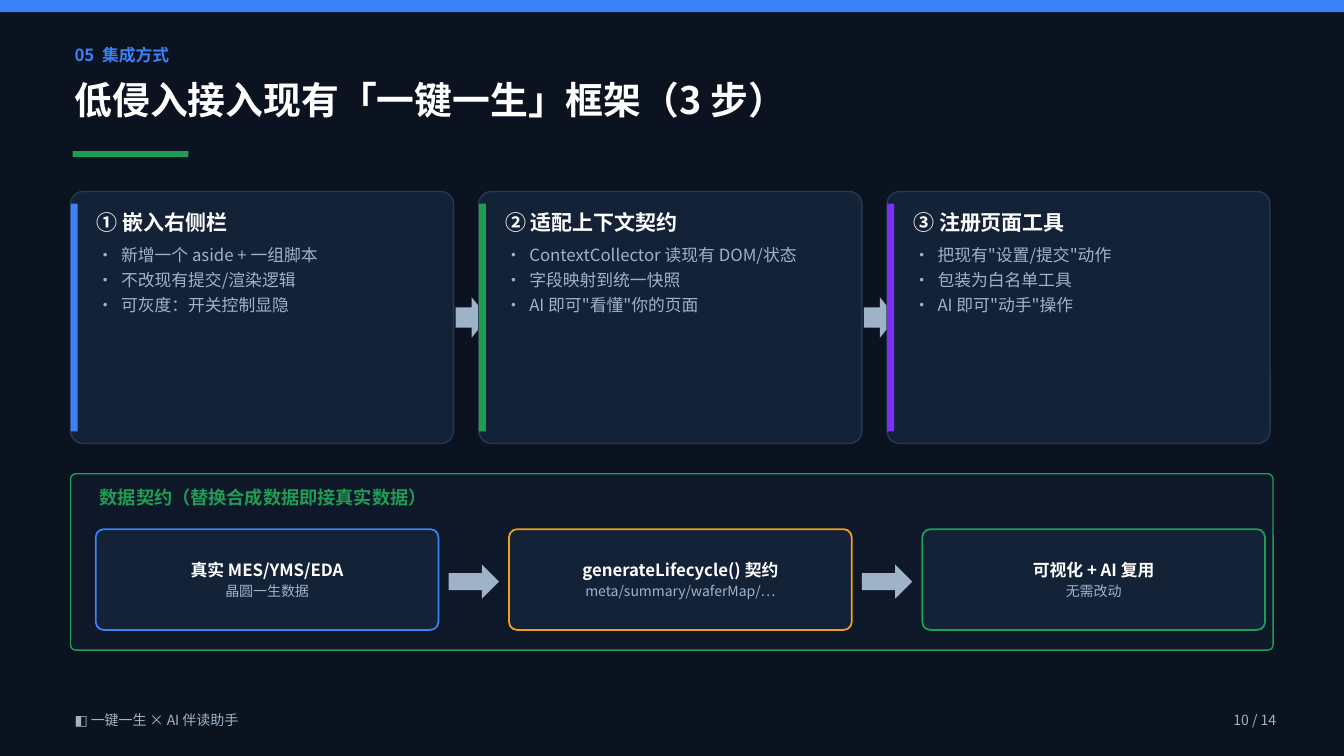
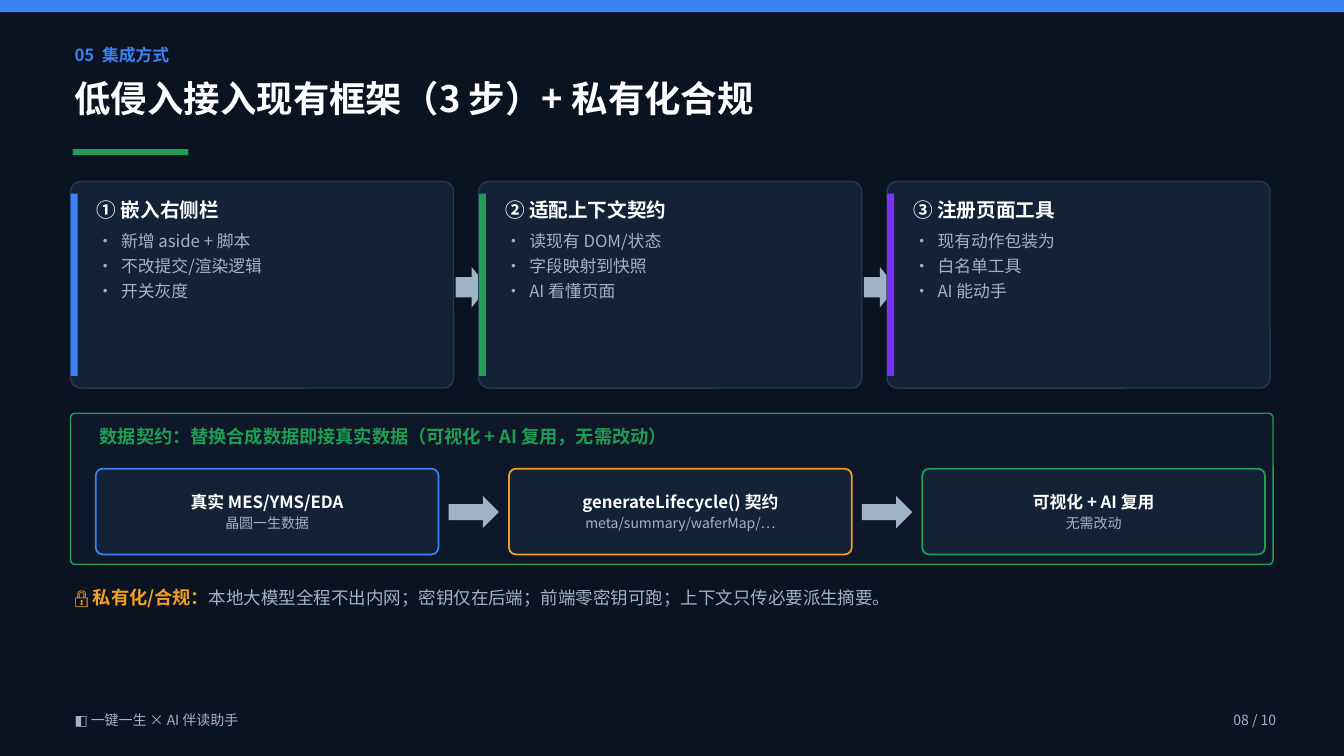
Before and after one commit to aca10jl/Vibe, a slide deck: slide 8 of docs/slides/一键一生-AI助手-方案.pptx (slide 10 before the commit). Drawn at 1344x756 pixels with LibreOffice and Linux fonts; fonts in the diff are those of the drawing. Boxes give left, top, right and bottom in pixels: in the first picture for what was removed or moved away, otherwise in the second. Text is boxed around its words. In the diff, an @@ line names an element or a change of style, - is before the commit and + after.

```diff
--- a/docs/slides/一键一生-AI助手-方案.pptx
+++ b/docs/slides/一键一生-AI助手-方案.pptx
@@ text at (75,81,754,116): text changed; size 27 to 26 pt @@
-低侵入接入现有「一键一生」框架（3 步）
+低侵入接入现有框架（3 步）+ 私有化合规
@@ rounded rectangle: place and size @@
-rounded rectangle at (71,192,454,444)
+rounded rectangle at (71,181,454,388)
@@ rectangle: place and size @@
-rectangle at (71,204,78,432)
+rectangle at (71,194,78,376)
@@ text "① 嵌入右侧栏": place and size @@
-text "① 嵌入右侧栏" at (97,212,318,313)
+text "① 嵌入右侧栏" at (97,200,262,299)
@@ text at (97,200,219,219): size 15 to 14 pt in "① 嵌入右侧栏" @@
@@ rounded rectangle: place and size @@
-rounded rectangle at (479,192,862,444)
+rounded rectangle at (479,181,862,388)
@@ rectangle: place and size @@
-rectangle at (479,204,486,432)
+rectangle at (479,194,486,376)
@@ text "② 适配上下文契约": place and size @@
-text "② 适配上下文契约" at (505,212,797,313)
+text "② 适配上下文契约" at (505,200,666,299)
@@ text at (505,200,666,219): size 15 to 14 pt in "② 适配上下文契约" @@
@@ rounded rectangle: place and size @@
-rounded rectangle at (887,192,1270,444)
+rounded rectangle at (887,181,1270,388)
@@ rectangle: place and size @@
-rectangle at (887,204,894,432)
+rectangle at (887,194,894,376)
@@ text "③ 注册页面工具": place and size @@
-text "③ 注册页面工具" at (913,212,1112,313)
+text "③ 注册页面工具" at (913,200,1055,299)
@@ text at (913,200,1055,219): size 15 to 14 pt in "③ 注册页面工具" @@
@@ text at (121,233,262,299): text changed @@
-• 新增一个 aside + 一组脚本
-• 不改现有提交/渲染逻辑
-• 可灰度：开关控制显隐
+• 新增 aside + 脚本
+• 不改提交/渲染逻辑
+• 开关灰度
@@ text at (529,233,662,299): text changed @@
-• ContextCollector 读现有 DOM/状态
-• 字段映射到统一快照
-• AI 即可"看懂"你的页面
+• 读现有 DOM/状态
+• 字段映射到快照
+• AI 看懂页面
@@ text at (938,233,1055,299): text changed @@
-• 把现有"设置/提交"动作
-• 包装为白名单工具
-• AI 即可"动手"操作
+• 现有动作包装为
+• 白名单工具
+• AI 能动手
@@ right arrow: place and size @@
-right arrow at (456,297,488,338)
+right arrow at (456,267,488,308)
@@ right arrow: place and size @@
-right arrow at (864,297,896,338)
+right arrow at (864,267,896,308)
@@ rounded rectangle: place and size @@
-rounded rectangle at (71,474,1273,650)
+rounded rectangle at (71,413,1273,565)
@@ text at (100,427,666,445): text changed @@
-数据契约（替换合成数据即接真实数据）
+数据契约：替换合成数据即接真实数据（可视化 + AI 复用，无需改动）
@@ rounded rectangle: place and size @@
-rounded rectangle at (96,529,439,630)
+rounded rectangle at (96,469,439,555)
@@ text "真实 MES/YMS/EDA": place and size @@
-text "真实 MES/YMS/EDA" at (191,561,343,597)
+text "真实 MES/YMS/EDA" at (191,493,343,529)
@@ rounded rectangle: place and size @@
-rounded rectangle at (509,529,852,630)
+rounded rectangle at (509,469,852,555)
@@ text "generateLifecycle() 契约": place and size @@
-text "generateLifecycle() 契约" at (582,561,779,599)
+text "generateLifecycle() 契约" at (582,493,779,531)
@@ rounded rectangle: place and size @@
-rounded rectangle at (923,529,1265,630)
+rounded rectangle at (923,469,1265,555)
@@ text "可视化 + AI 复用": place and size @@
-text "可视化 + AI 复用" at (1033,562,1155,597)
+text "可视化 + AI 复用" at (1033,494,1155,529)
@@ right arrow: place and size @@
-right arrow at (449,565,499,599)
+right arrow at (449,496,499,528)
@@ right arrow: place and size @@
-right arrow at (862,565,912,599)
+right arrow at (862,496,912,528)
@@ text at (225,516,309,529): more space between paragraphs @@
@@ text at (585,517,775,531): more space between paragraphs @@
@@ text at (1066,516,1122,529): more space between paragraphs @@
@@ text added at (93,588,891,608), 12.5 pt, text #9FB3C8 @@
+🔒 私有化/合规：本地大模型全程不出内网；密钥仅在后端；前端零密钥可跑；上下文只传必要派生摘要。
@@ text at (1233,714,1277,725): text changed @@
-10 / 14
+08 / 10
```
Also in this commit, not shown: 5 other slides changed, 4 slides added, 8 slides removed, 10 other files.
